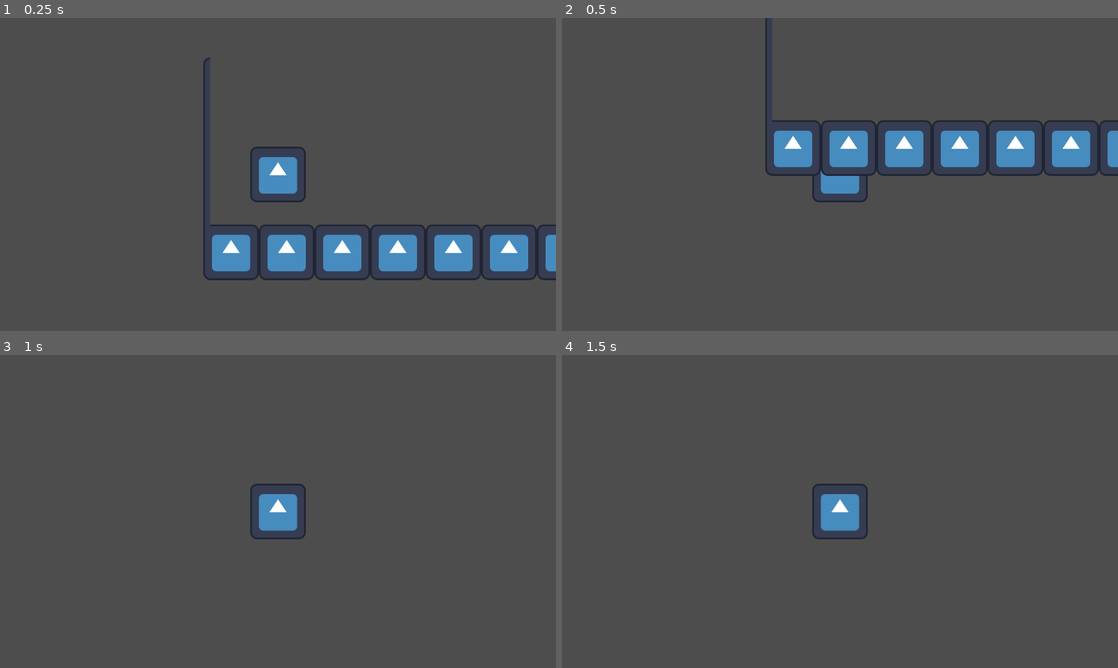
Above: before the commit, frames 1-4 (two rows, left to right).
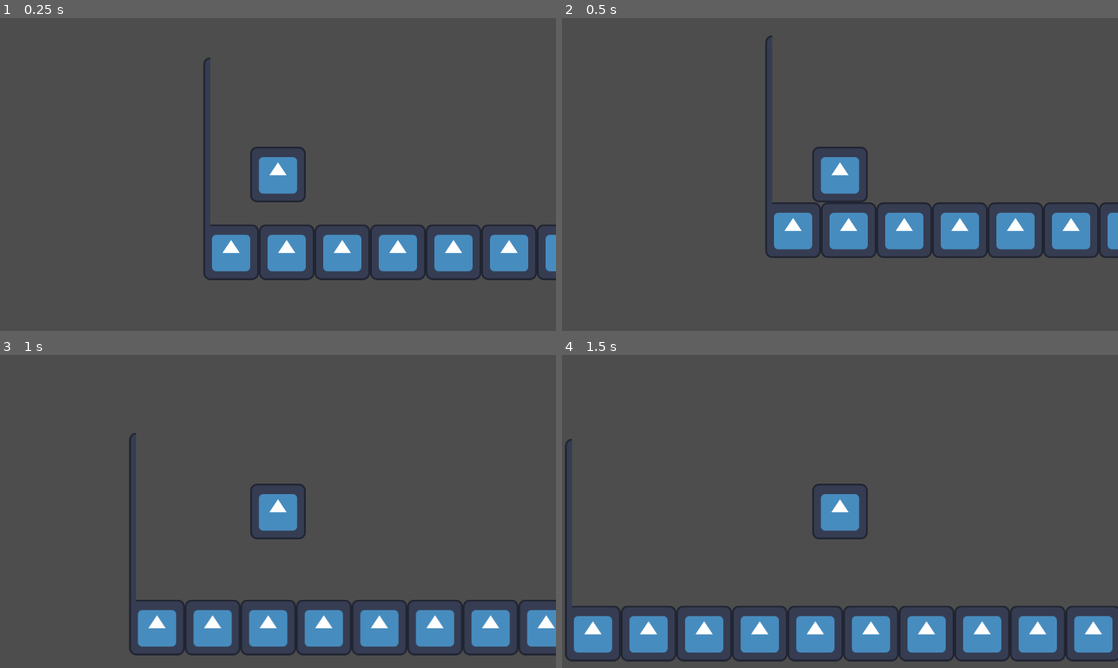
Above: after the commit, the same moments.

Repository: flowyde/Godot-CelesteLike
Game: Godot game, scene res://scenes/main.tscn
The game is run twice, just before and just after one commit, with the same random seed, the same clock (stepped at 60 frames per second) and the same inputs. The engine's default icon, where the game draws it, is replaced by a stand-in: a white triangle on a blue panel in a dark square.
Inputs:
- Up to frame 1 (0.25 s): no input
- Up to frame 2 (0.5 s): no input
- Up to frame 3 (1 s): hold Right (move_right) from 0.53 s (still down); tap Z (move_jump) at 0.77 s
- Up to frame 4 (1.5 s): keep holding Right (move_right)

Frame 1 is identical in both runs. In frame 2, 13% of the frame differs, in the area x 36-100%, y 0-77%; in frame 3, 8.5%; in frame 4, 11%.

Commit message:
colisão

Diff:
--- a/scenes/main.tscn
+++ b/scenes/main.tscn
@@ -6,69 +6,133 @@
 [sub_resource type="TileSetAtlasSource" id="TileSetAtlasSource_0wfyh"]
 texture = ExtResource("2_sugp2")
 0:0/0 = 0
+0:0/0/physics_layer_0/polygon_0/points = PackedVector2Array(-8, -8, 8, -8, 8, 8, -8, 8)
 1:0/0 = 0
+1:0/0/physics_layer_0/polygon_0/points = PackedVector2Array(-8, -8, 8, -8, 8, 8, -8, 8)
 2:0/0 = 0
+2:0/0/physics_layer_0/polygon_0/points = PackedVector2Array(-8, -8, 8, -8, 8, 8, -8, 8)
 3:0/0 = 0
+3:0/0/physics_layer_0/polygon_0/points = PackedVector2Array(-8, -8, 8, -8, 8, 8, -8, 8)
 4:0/0 = 0
+4:0/0/physics_layer_0/polygon_0/points = PackedVector2Array(-8, -8, 8, -8, 8, 8, -8, 8)
 5:0/0 = 0
+5:0/0/physics_layer_0/polygon_0/points = PackedVector2Array(-8, -8, 8, -8, 8, 8, -8, 8)
 6:0/0 = 0
+6:0/0/physics_layer_0/polygon_0/points = PackedVector2Array(-8, -8, 8, -8, 8, 8, -8, 8)
 7:0/0 = 0
+7:0/0/physics_layer_0/polygon_0/points = PackedVector2Array(-8, -8, 8, -8, 8, 8, -8, 8)
 0:1/0 = 0
+0:1/0/physics_layer_0/polygon_0/points = PackedVector2Array(-8, -8, 8, -8, 8, 8, -8, 8)
 1:1/0 = 0
+1:1/0/physics_layer_0/polygon_0/points = PackedVector2Array(-8, -8, 8, -8, 8, 8, -8, 8)
 2:1/0 = 0
+2:1/0/physics_layer_0/polygon_0/points = PackedVector2Array(-8, -8, 8, -8, 8, 8, -8, 8)
 3:1/0 = 0
+3:1/0/physics_layer_0/polygon_0/points = PackedVector2Array(-8, -8, 8, -8, 8, 8, -8, 8)
 4:1/0 = 0
+4:1/0/physics_layer_0/polygon_0/points = PackedVector2Array(-8, -8, 8, -8, 8, 8, -8, 8)
 5:1/0 = 0
+5:1/0/physics_layer_0/polygon_0/points = PackedVector2Array(-8, -8, 8, -8, 8, 8, -8, 8)
 6:1/0 = 0
+6:1/0/physics_layer_0/polygon_0/points = PackedVector2Array(-8, -8, 8, -8, 8, 8, -8, 8)
 7:1/0 = 0
+7:1/0/physics_layer_0/polygon_0/points = PackedVector2Array(-8, -8, 8, -8, 8, 8, -8, 8)
 0:2/0 = 0
+0:2/0/physics_layer_0/polygon_0/points = PackedVector2Array(-8, -8, 8, -8, 8, 8, -8, 8)
 1:2/0 = 0
+1:2/0/physics_layer_0/polygon_0/points = PackedVector2Array(-8, -8, 8, -8, 8, 8, -8, 8)
 2:2/0 = 0
+2:2/0/physics_layer_0/polygon_0/points = PackedVector2Array(-8, -8, 8, -8, 8, 8, -8, 8)
 3:2/0 = 0
+3:2/0/physics_layer_0/polygon_0/points = PackedVector2Array(-8, -8, 8, -8, 8, 8, -8, 8)
 4:2/0 = 0
+4:2/0/physics_layer_0/polygon_0/points = PackedVector2Array(-8, -8, 8, -8, 8, 8, -8, 8)
 5:2/0 = 0
+5:2/0/physics_layer_0/polygon_0/points = PackedVector2Array(-8, -8, 8, -8, 8, 8, -8, 8)
 6:2/0 = 0
+6:2/0/physics_layer_0/polygon_0/points = PackedVector2Array(-8, -8, 8, -8, 8, 8, -8, 8)
 7:2/0 = 0
+7:2/0/physics_layer_0/polygon_0/points = PackedVector2Array(-8, -8, 8, -8, 8, 8, -8, 8)
 0:3/0 = 0
+0:3/0/physics_layer_0/polygon_0/points = PackedVector2Array(-8, -8, 8, -8, 8, 8, -8, 8)
 1:3/0 = 0
+1:3/0/physics_layer_0/polygon_0/points = PackedVector2Array(-8, -8, 8, -8, 8, 8, -8, 8)
 2:3/0 = 0
+2:3/0/physics_layer_0/polygon_0/points = PackedVector2Array(-8, -8, 8, -8, 8, 8, -8, 8)
 3:3/0 = 0
+3:3/0/physics_layer_0/polygon_0/points = PackedVector2Array(-8, -8, 8, -8, 8, 8, -8, 8)
 4:3/0 = 0
+4:3/0/physics_layer_0/polygon_0/points = PackedVector2Array(-8, -8, 8, -8, 8, 8, -8, 8)
 5:3/0 = 0
+5:3/0/physics_layer_0/polygon_0/points = PackedVector2Array(-8, -8, 8, -8, 8, 8, -8, 8)
 6:3/0 = 0
+6:3/0/physics_layer_0/polygon_0/points = PackedVector2Array(-8, -8, 8, -8, 8, 8, -8, 8)
 7:3/0 = 0
+7:3/0/physics_layer_0/polygon_0/points = PackedVector2Array(-8, -8, 8, -8, 8, 8, -8, 8)
 0:4/0 = 0
+0:4/0/physics_layer_0/polygon_0/points = PackedVector2Array(-8, -8, 8, -8, 8, 8, -8, 8)
 1:4/0 = 0
+1:4/0/physics_layer_0/polygon_0/points = PackedVector2Array(-8, -8, 8, -8, 8, 8, -8, 8)
 2:4/0 = 0
+2:4/0/physics_layer_0/polygon_0/points = PackedVector2Array(-8, -8, 8, -8, 8, 8, -8, 8)
 3:4/0 = 0
+3:4/0/physics_layer_0/polygon_0/points = PackedVector2Array(-8, -8, 8, -8, 8, 8, -8, 8)
 4:4/0 = 0
+4:4/0/physics_layer_0/polygon_0/points = PackedVector2Array(-8, -8, 8, -8, 8, 8, -8, 8)
 5:4/0 = 0
+5:4/0/physics_layer_0/polygon_0/points = PackedVector2Array(-8, -8, 8, -8, 8, 8, -8, 8)
 6:4/0 = 0
+6:4/0/physics_layer_0/polygon_0/points = PackedVector2Array(-8, -8, 8, -8, 8, 8, -8, 8)
 7:4/0 = 0
+7:4/0/physics_layer_0/polygon_0/points = PackedVector2Array(-8, -8, 8, -8, 8, 8, -8, 8)
 0:5/0 = 0
+0:5/0/physics_layer_0/polygon_0/points = PackedVector2Array(-8, -8, 8, -8, 8, 8, -8, 8)
 1:5/0 = 0
+1:5/0/physics_layer_0/polygon_0/points = PackedVector2Array(-8, -8, 8, -8, 8, 8, -8, 8)
 2:5/0 = 0
+2:5/0/physics_layer_0/polygon_0/points = PackedVector2Array(-8, -8, 8, -8, 8, 8, -8, 8)
 3:5/0 = 0
+3:5/0/physics_layer_0/polygon_0/points = PackedVector2Array(-8, -8, 8, -8, 8, 8, -8, 8)
 4:5/0 = 0
+4:5/0/physics_layer_0/polygon_0/points = PackedVector2Array(-8, -8, 8, -8, 8, 8, -8, 8)
 5:5/0 = 0
+5:5/0/physics_layer_0/polygon_0/points = PackedVector2Array(-8, -8, 8, -8, 8, 8, -8, 8)
 6:5/0 = 0
+6:5/0/physics_layer_0/polygon_0/points = PackedVector2Array(-8, -8, 8, -8, 8, 8, -8, 8)
 7:5/0 = 0
+7:5/0/physics_layer_0/polygon_0/points = PackedVector2Array(-8, -8, 8, -8, 8, 8, -8, 8)
 0:6/0 = 0
+0:6/0/physics_layer_0/polygon_0/points = PackedVector2Array(-8, -8, 8, -8, 8, 8, -8, 8)
 1:6/0 = 0
+1:6/0/physics_layer_0/polygon_0/points = PackedVector2Array(-8, -8, 8, -8, 8, 8, -8, 8)
 2:6/0 = 0
+2:6/0/physics_layer_0/polygon_0/points = PackedVector2Array(-8, -8, 8, -8, 8, 8, -8, 8)
 3:6/0 = 0
+3:6/0/physics_layer_0/polygon_0/points = PackedVector2Array(-8, -8, 8, -8, 8, 8, -8, 8)
 4:6/0 = 0
+4:6/0/physics_layer_0/polygon_0/points = PackedVector2Array(-8, -8, 8, -8, 8, 8, -8, 8)
 5:6/0 = 0
+5:6/0/physics_layer_0/polygon_0/points = PackedVector2Array(-8, -8, 8, -8, 8, 8, -8, 8)
 6:6/0 = 0
+6:6/0/physics_layer_0/polygon_0/points = PackedVector2Array(-8, -8, 8, -8, 8, 8, -8, 8)
 7:6/0 = 0
+7:6/0/physics_layer_0/polygon_0/points = PackedVector2Array(-8, -8, 8, -8, 8, 8, -8, 8)
 0:7/0 = 0
+0:7/0/physics_layer_0/polygon_0/points = PackedVector2Array(-8, -8, 8, -8, 8, 8, -8, 8)
 1:7/0 = 0
+1:7/0/physics_layer_0/polygon_0/points = PackedVector2Array(-8, -8, 8, -8, 8, 8, -8, 8)
 2:7/0 = 0
+2:7/0/physics_layer_0/polygon_0/points = PackedVector2Array(-8, -8, 8, -8, 8, 8, -8, 8)
 3:7/0 = 0
+3:7/0/physics_layer_0/polygon_0/points = PackedVector2Array(-8, -8, 8, -8, 8, 8, -8, 8)
 4:7/0 = 0
+4:7/0/physics_layer_0/polygon_0/points = PackedVector2Array(-8, -8, 8, -8, 8, 8, -8, 8)
 5:7/0 = 0
+5:7/0/physics_layer_0/polygon_0/points = PackedVector2Array(-8, -8, 8, -8, 8, 8, -8, 8)
 6:7/0 = 0
+6:7/0/physics_layer_0/polygon_0/points = PackedVector2Array(-8, -8, 8, -8, 8, 8, -8, 8)
 7:7/0 = 0
+7:7/0/physics_layer_0/polygon_0/points = PackedVector2Array(-8, -8, 8, -8, 8, 8, -8, 8)
 
 [sub_resource type="TileSet" id="TileSet_0wfyh"]
 physics_layer_0/collision_layer = 1
